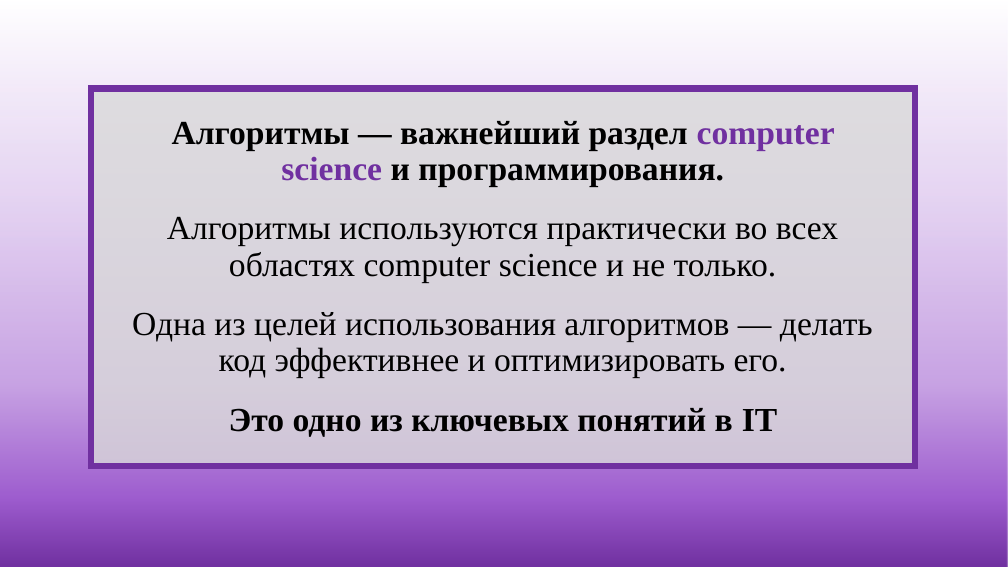
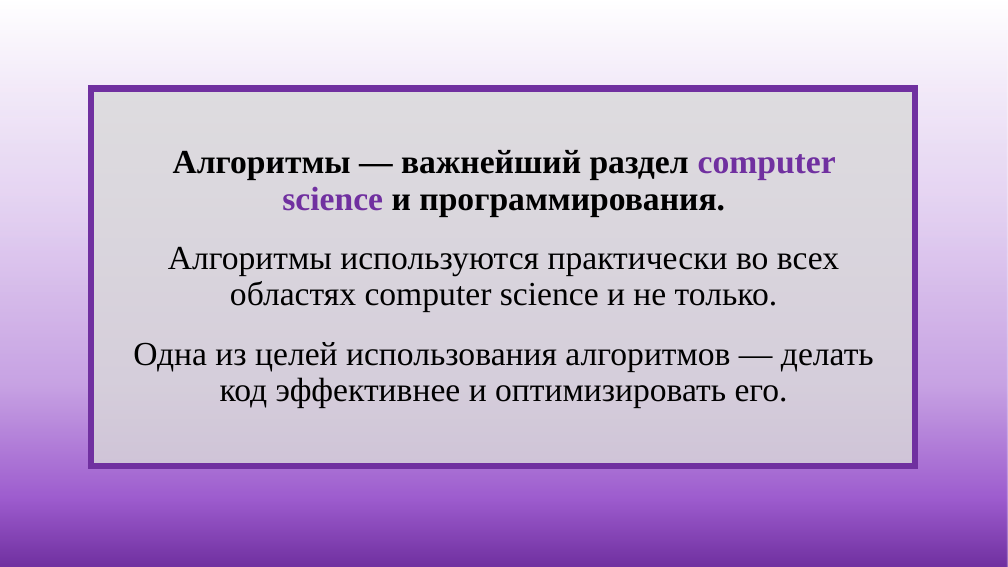
Before and after one commit to doshenka/akademy_files, a slide deck: slide 3 of преза на 12-4-24.pptx. Drawn at 1008x567 pixels with LibreOffice and Linux fonts; fonts in the diff are those of the drawing. Boxes give left, top, right and bottom in pixels: in the first picture for what was removed or moved away, otherwise in the second. Text is boxed around its words. In the diff, an @@ line names an element or a change of style, - is before the commit and + after.

```diff
--- a/преза на 12-4-24.pptx
+++ b/преза на 12-4-24.pptx
@@ text "Алгоритмы — важнейший раздел computer ...": place and size @@
-text "Алгоритмы — важнейший раздел computer ..." at <box>132,121,873,437</box>
+text "Алгоритмы — важнейший раздел computer ..." at <box>133,150,874,408</box>
@@ text at <box>229,408,777,437</box>: paragraph removed @@
-Это одно из ключевых понятий в IT
```
Also in this commit, not shown: 4 other slides changed, 12 slides added, 1 slide removed.
